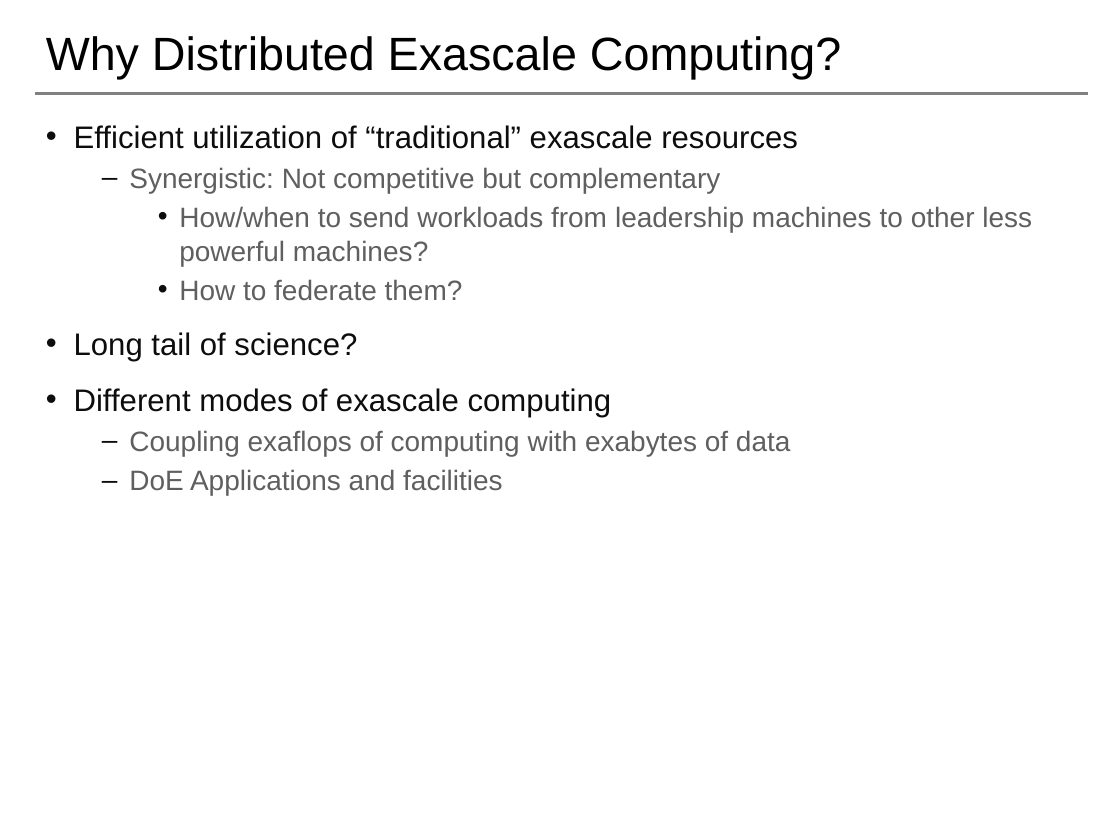
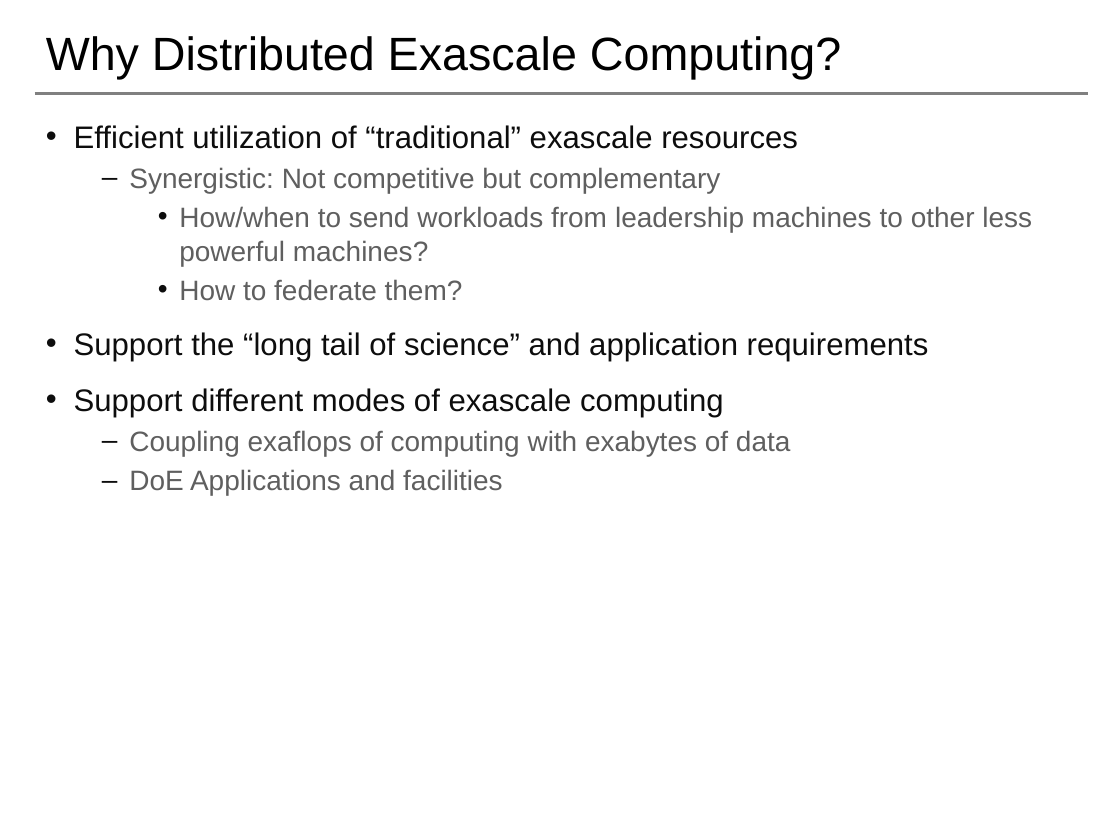
Before and after one commit to saga-project/NGMW, a slide deck: slide 3 of presentations/radical-modsim.pptx. Drawn at 1120x840 pixels with LibreOffice and Linux fonts; fonts in the diff are those of the drawing; background and template pictures are left out. Boxes give left, top, right and bottom in pixels: in the first picture for what was removed or moved away, otherwise in the second. Text is boxed around its words. In the diff, an @@ line names an element or a change of style, - is before the commit and + after.

```diff
--- a/presentations/radical-modsim.pptx
+++ b/presentations/radical-modsim.pptx
@@ text at (74, 332, 929, 417): text changed @@
-• Long tail of science?
-• Different modes of exascale computing
+• Support the “long tail of science” and application requirements
+• Support different modes of exascale computing
```
Also in this commit, not shown: 15 other slides changed, 1 slide added, 7 slides removed.
